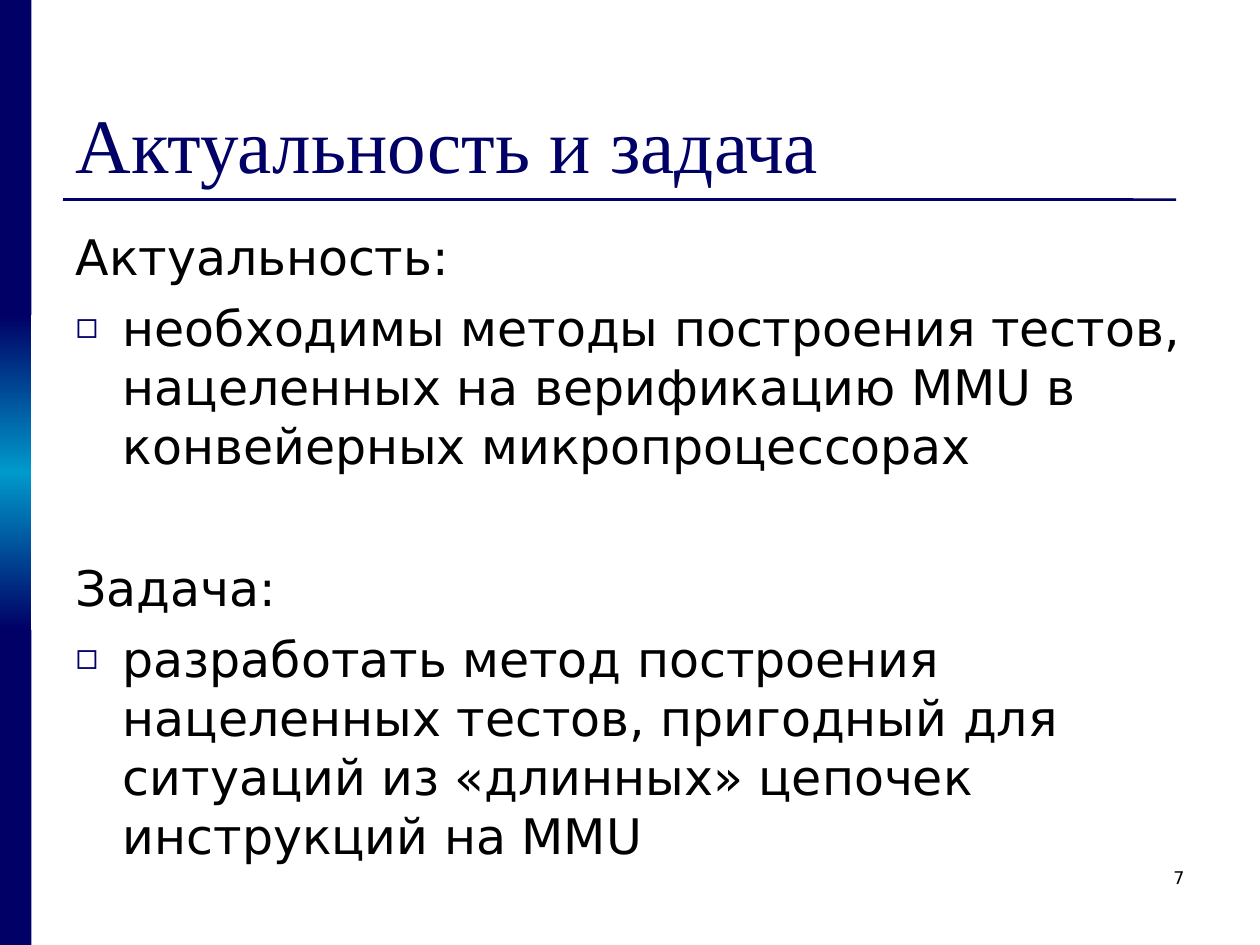
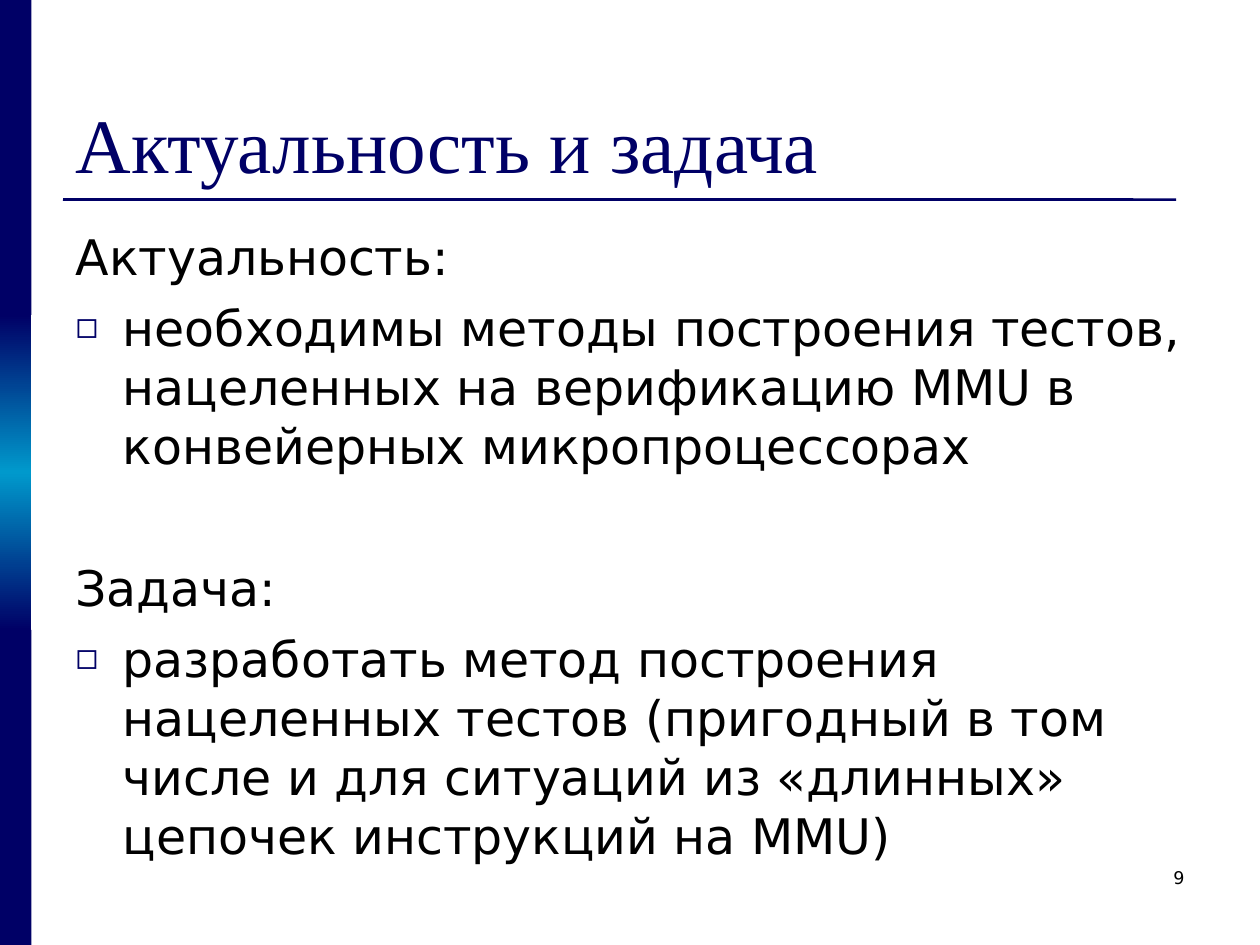
Before and after one commit to kornevgen/tesla-project, a slide deck: slide 9 of papers/THESIS/talks/pred/prethesis9.ppt (slide 7 before the commit). Drawn at 1260x945 pixels with LibreOffice and Linux fonts; fonts in the diff are those of the drawing. Boxes give left, top, right and bottom in pixels: in the first picture for what was removed or moved away, otherwise in the second. Text is boxed around its words. In the diff, an @@ line names an element or a change of style, - is before the commit and + after.

```diff
--- a/papers/THESIS/talks/pred/prethesis9.ppt
+++ b/papers/THESIS/talks/pred/prethesis9.ppt
@@ text at (123, 639, 1106, 865): text changed @@
-◻ разработать метод построения нацеленных тестов, пригодный для ситуаций из «длинных» цепочек инструкций на MMU
+◻ разработать метод построения нацеленных тестов (пригодный в том числе и для ситуаций из «длинных» цепочек инструкций на MMU)
@@ page number at (1173, 871, 1184, 885): text changed @@
-7
+9
```
Also in this commit, not shown: 16 other slides changed, 9 slides added.
